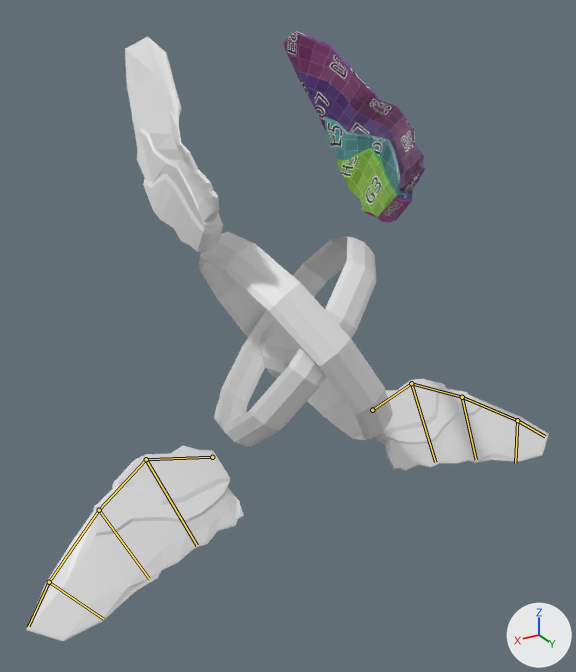
The Blender file 3d/7anelwithunwrap.blend as it was, and as the next commit left it.
One viewpoint serves both versions: a 50 mm lens placed at (3.92, 6.45, 4.02), pointed at (0.07, 0.03, 0.81). The axes (+X, +Y, +Z) are drawn at lower right. The lights are the same throughout. Both versions are drawn at frame 320 of the action 'ArmatureAction'; the numbers are the values there. The bones that change are drawn over the model as lines.
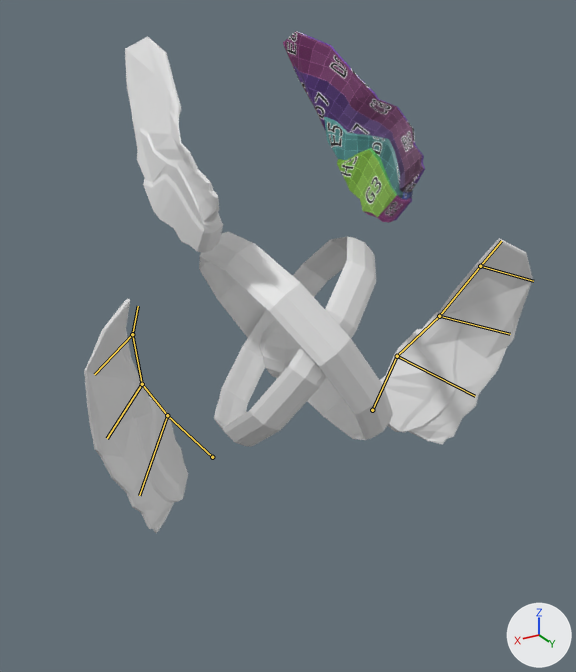
The change in detail:
Bone 'C1.L' (bone_c1_l) turns from (16, 47, 7) to (16, 47, 50) degrees about its own x, y and z.
Bone 'C3.L' (bone_c3_l) turns from (0, 0, 0) to (-26, -8, 27) degrees about its own x, y and z.
Bone 'C5.L' (bone_c5_l) turns from (0, 0, 0) to (-15, -9, 17) degrees about its own x, y and z.
Bone 'C7.L' (bone_c7_l) turns from (0, 0, 0) to (-12, -11, 16) degrees about its own x, y and z.
Bone 'C6.L' (bone_c6_l) turns from (0, 0, 0) to (8, -14, 13) degrees about its own x, y and z.
Bone 'C4.L' (bone_c4_l) turns from (0, 0, 0) to (3, -17, 15) degrees about its own x, y and z.
Bone 'C2.L' (bone_c2_l) turns from (0, 0, 0) to (-1, -28, 25) degrees about its own x, y and z.
Bone 'C1.R' (bone_c1_r) turns from (16, -47, -7) to (16, -47, -48) degrees about its own x, y and z.
Bone 'C3.R' (bone_c3_r) turns from (0, 0, 0) to (-24, 8, -24) degrees about its own x, y and z.
Bone 'C5.R' (bone_c5_r) turns from (0, 0, 0) to (-17, 10, -19) degrees about its own x, y and z.
Bone 'C7.R' (bone_c7_r) turns from (0, 0, 0) to (-10, 9, -13) degrees about its own x, y and z.
Bone 'C6.R' (bone_c6_r) turns from (0, 0, 0) to (7, 12, -12) degrees about its own x, y and z.
Bone 'C4.R' (bone_c4_r) turns from (0, 0, 0) to (3, 20, -17) degrees about its own x, y and z.
Bone 'C2.R' (bone_c2_r) turns from (0, 0, 0) to (0, 25, -23) degrees about its own x, y and z.

Pixel boxes [x1, y1, x2, y2] of what changed, in the pictures (576 x 672 px):
'Cube', posed (52% narrower, 19% taller): before [26, 446, 244, 642]; after [84, 299, 188, 533]
'Cube.001', posed (12% narrower, 123% taller): before [375, 379, 549, 471]; after [380, 238, 533, 444]
bone 'C1.L', root to tip: before (212, 457) to (146, 459); after (212, 457) to (167, 415)
bone 'C3.L', root to tip: before (146, 459) to (99, 510); after (167, 415) to (142, 384)
bone 'C5.L', root to tip: before (99, 510) to (49, 582); after (142, 384) to (132, 334)
bone 'C7.L', root to tip: before (49, 582) to (28, 626); after (132, 334) to (138, 306)
bone 'C6.L', root to tip: before (49, 582) to (103, 619); after (132, 334) to (94, 374)
bone 'C4.L', root to tip: before (99, 510) to (149, 578); after (142, 384) to (107, 438)
bone 'C2.L', root to tip: before (146, 459) to (197, 545); after (167, 415) to (139, 495)
bone 'C1.R', root to tip: before (372, 410) to (411, 383); after (372, 410) to (397, 356)
bone 'C3.R', root to tip: before (411, 383) to (462, 397); after (397, 356) to (439, 316)
bone 'C5.R', root to tip: before (462, 397) to (517, 420); after (439, 316) to (480, 266)
bone 'C7.R', root to tip: before (517, 420) to (545, 436); after (480, 266) to (501, 241)
bone 'C6.R', root to tip: before (517, 420) to (515, 463); after (480, 266) to (533, 281)
bone 'C4.R', root to tip: before (462, 397) to (476, 459); after (439, 316) to (510, 334)
bone 'C2.R', root to tip: before (411, 383) to (435, 462); after (397, 356) to (475, 396)
